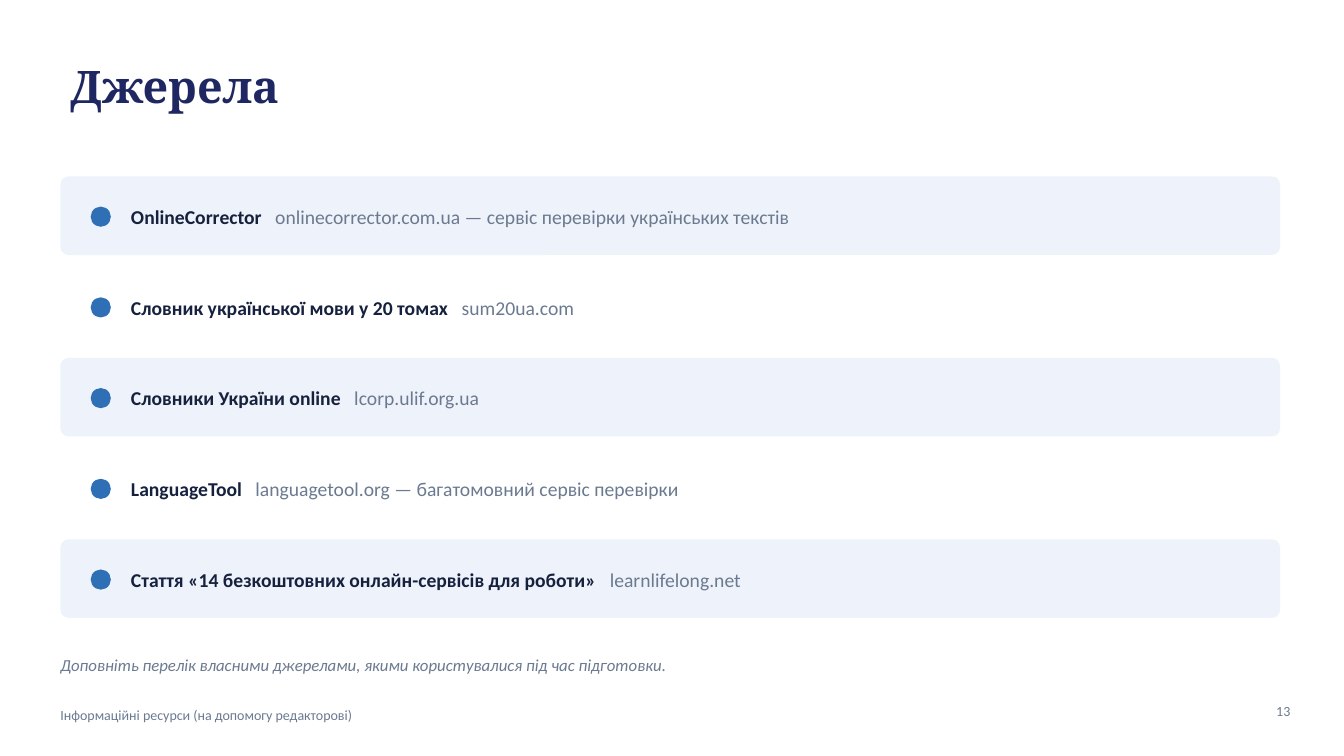
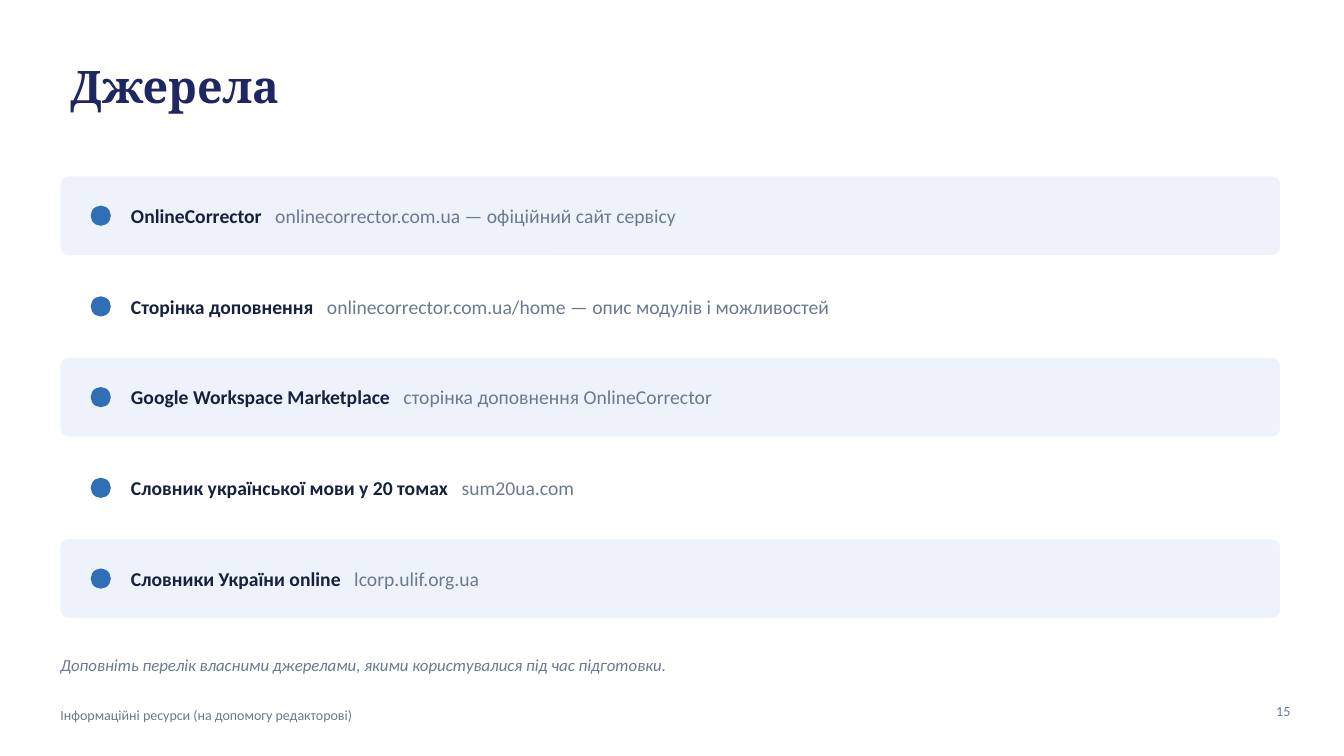
Before and after one commit to anesvidomin/VR, a slide deck: slide 15 of Informatsiini-resursy-OnlineCorrector.pptx (slide 13 before the commit). Drawn at 1344x756 pixels with LibreOffice and Linux fonts; fonts in the diff are those of the drawing. Boxes give left, top, right and bottom in pixels: in the first picture for what was removed or moved away, otherwise in the second. Text is boxed around its words. In the diff, an @@ line names an element or a change of style, - is before the commit and + after.

```diff
--- a/Informatsiini-resursy-OnlineCorrector.pptx
+++ b/Informatsiini-resursy-OnlineCorrector.pptx
@@ text at (x1=131, y1=209, x2=675, y2=226): text changed @@
-OnlineCorrector onlinecorrector.com.ua — сервіс перевірки українських текстів
+OnlineCorrector onlinecorrector.com.ua — офіційний сайт сервісу
@@ text at (x1=131, y1=300, x2=829, y2=317): text changed; text colour #16213E to #6B7A90; bold off @@
-Словник української мови у 20 томах sum20ua.com
+Сторінка доповнення onlinecorrector.com.ua/home — опис модулів і можливостей
@@ text at (x1=131, y1=390, x2=712, y2=408): text changed; text colour #16213E to #6B7A90; bold off @@
-Словники України online lcorp.ulif.org.ua
+Google Workspace Marketplace сторінка доповнення OnlineCorrector
@@ text at (x1=131, y1=481, x2=574, y2=498): text changed; text colour #6B7A90 to #16213E; bold on @@
-LanguageTool languagetool.org — багатомовний сервіс перевірки
+Словник української мови у 20 томах sum20ua.com
@@ text at (x1=131, y1=572, x2=479, y2=590): text changed @@
-Стаття «14 безкоштовних онлайн-сервісів для роботи» learnlifelong.net
+Словники України online lcorp.ulif.org.ua
@@ page number at (x1=1276, y1=707, x2=1290, y2=716): text changed @@
-13
+15
```
Also in this commit, not shown: 7 other slides changed, 4 slides added, 2 slides removed.
